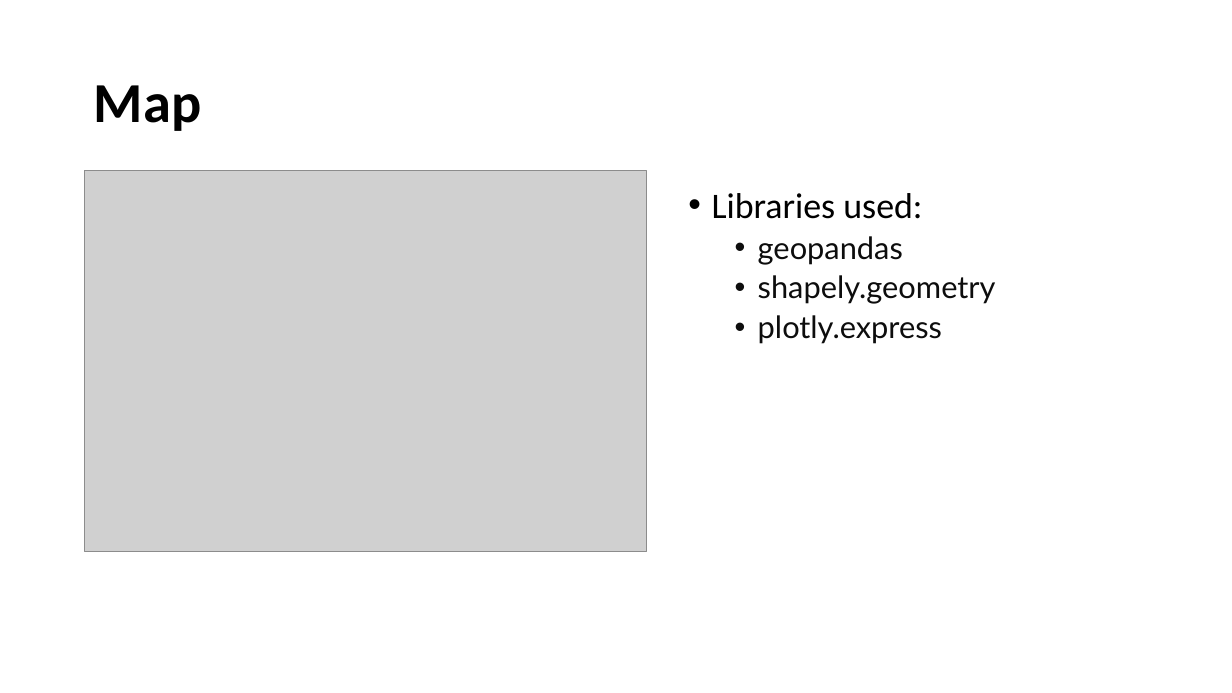
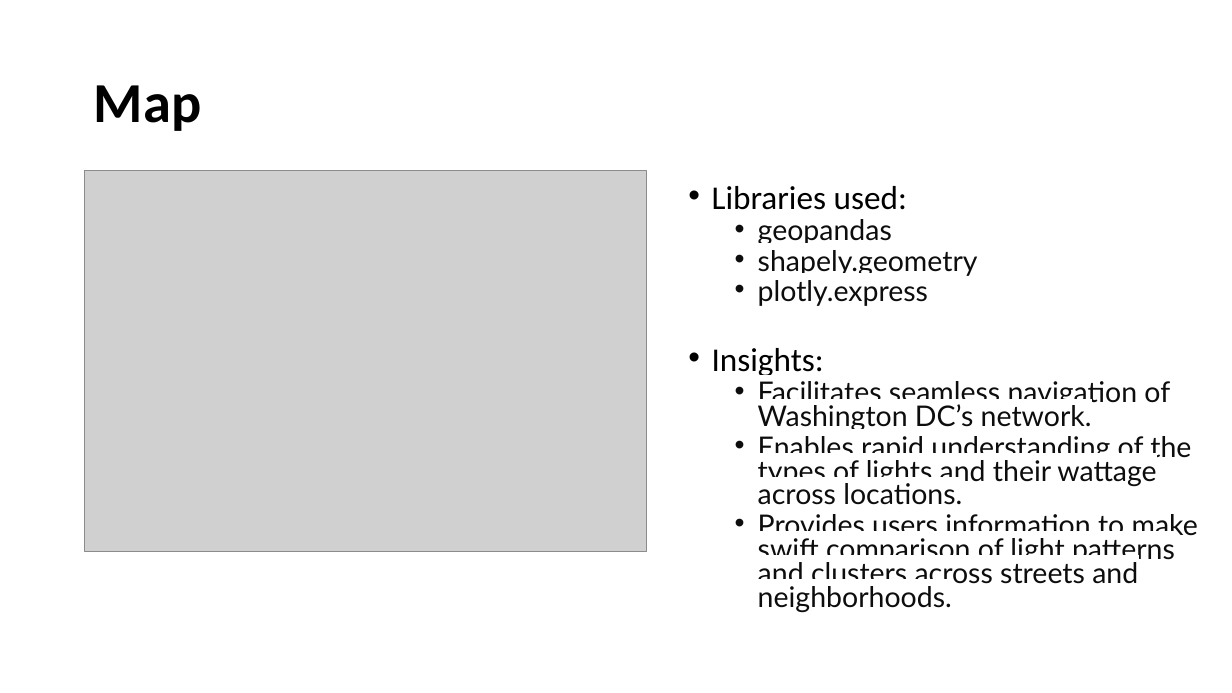
Before and after one commit to fsantosvix/Project3-Group2, a slide deck: slide 6 of Presentation/Project 3 Group 2 powerpoint.pptx (slide 5 before the commit). Drawn at 1232x693 pixels with LibreOffice and Linux fonts; fonts in the diff are those of the drawing; grey boxes stand for pictures. Boxes give left, top, right and bottom in pixels: in the first picture for what was removed or moved away, otherwise in the second. Text is boxed around its words. In the diff, an @@ line names an element or a change of style, - is before the commit and + after.

```diff
--- a/Presentation/Project 3 Group 2 powerpoint.pptx
+++ b/Presentation/Project 3 Group 2 powerpoint.pptx
@@ text at (x1=712, y1=186, x2=978, y2=306): size 28 to 25.9 pt in "Libraries used:"; size 24 to 22.2 pt in "geopandas", "shapely.geometry", "plotly.express"; line spacing 0.9 to 0.7 @@
@@ text at (x1=712, y1=348, x2=1198, y2=612): paragraphs added @@
+• Insights:
+  • Facilitates seamless navigation of Washington DC’s network.
+  • Enables rapid understanding of the types of lights and their wattage across locations.
+  • Provides users information to make swift comparison of light patterns and clusters across streets and neighborhoods.
```
Also in this commit, not shown: 2 other slides changed, 1 slide added, 1 slide removed.
